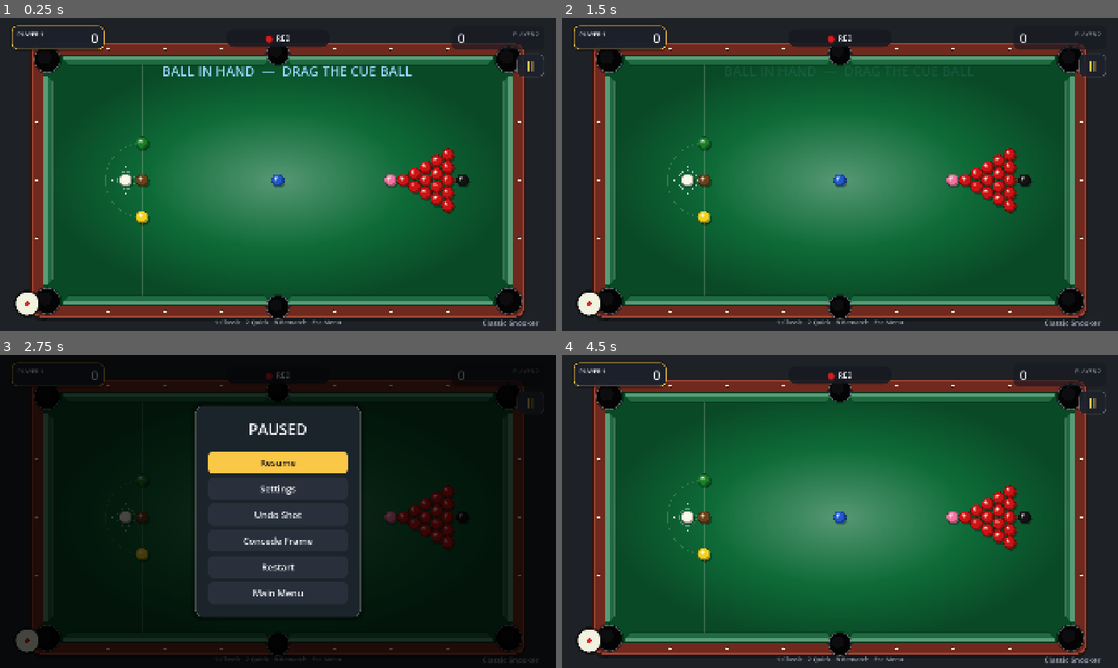
Above: before the commit, frames 1-4 (two rows, left to right).
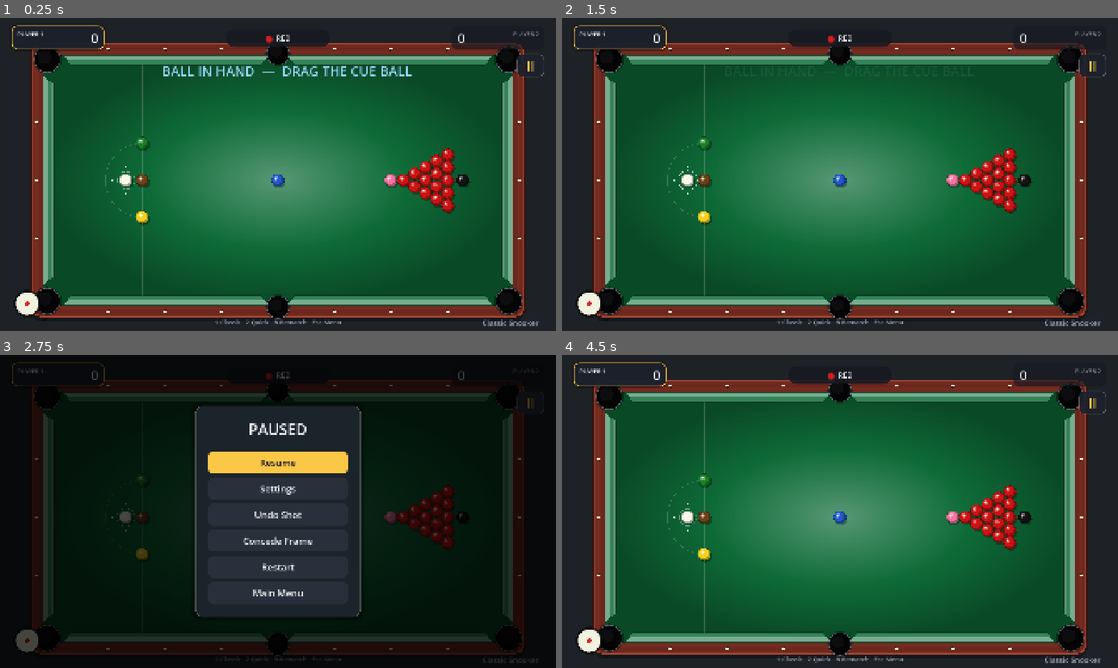
Above: after the commit, the same moments.

Repository: SaadiDK-003/pocket_duel
Game: Godot game, scene res://scenes/snooker/snooker_game.tscn
Two runs of this game, one before a commit and one after it. Both use one fixed random seed, a clock stepped at 60 frames per second and the inputs below. This scene is started directly instead of the project's main scene.
Inputs:
- Up to frame 1 (0.25 s): no input
- Up to frame 2 (1.5 s): click "II" at 0.5 s; click "Restart" at 1.25 s
- Up to frame 3 (2.75 s): click "II" at 2 s
- Up to frame 4 (4.5 s): click "Restart" at 2.75 s; click "II" at 3.5 s; click "Restart" at 4.25 s

The runs differ from the first frame. In frame 1, 3.7% of the frame differs, in the area x 7-93%, y 12-92%; in frame 2, 3.7%; in frame 3, 0.3%; in frame 4, 3.7%.

Commit message:
Polish table jaws & rails to match 8-ball-pool
- Rebuild cushions with clean MITERED jaws that funnel into the pockets, and a
  proper 3-tone bevel: bright top surface, mid-tone face, highlighted nose, and
  a soft shadow cast on the felt
- Steeper jaw angle (JAW 16 -> 24) and brighter cushion colours
- Add faint lengthwise wood grain to all four rails

Co-Authored-By: Claude Opus 4.8 <noreply@anthropic.com>

Diff:
--- a/scripts/snooker/table.gd
+++ b/scripts/snooker/table.gd
@@ -24,7 +24,7 @@
 # --- Look & feel (scaled to the table) ---
 const CUSHION_W: float = 30.0              # Cushion band thickness.
 const RAIL_W: float = 46.0                 # Wooden frame beyond the cushions.
-const JAW: float = 16.0                    # How far cushion noses angle into pockets.
+const JAW: float = 24.0                    # How far cushion noses angle into pockets.
 var corner_open: float = 44.0              # Cushion pullback near corner pockets.
 var mid_open: float = 36.0                 # Cushion pullback near middle pockets.
 var corner_hole: float = 34.0
@@ -58,8 +58,8 @@
 	felt_color = GameState.cloth_color()
 	felt_light = felt_color.lightened(0.30)
 	felt_dark = felt_color.darkened(0.32)
-	cushion_color = felt_color.lightened(0.08)
-	cushion_top = felt_color.lightened(0.32)
+	cushion_color = felt_color.lightened(0.16)   # mid-tone face
+	cushion_top = felt_color.lightened(0.44)     # bright top bevel
 	_build_felt_gradient()
 	_compute_geometry()
 	_build_pockets()
@@ -154,6 +154,7 @@
 	_round_rect(outer.grow(-4.0), 36.0, wood_color)
 	_round_rect(outer.grow(-4.0), 36.0, wood_light)     # bevel...
 	_round_rect(outer.grow(-9.0), 31.0, wood_color)     # ...leaving a thin highlight.
+	_draw_wood_grain(felt_rect, outer)
 
 	# Rail sight dots on the wood (between the cushions and the outer edge).
 	_draw_sight_dots(felt_rect)
@@ -191,19 +192,27 @@
 
 
 ## One cushion segment: a from/to along the nose line, `out` points to the frame.
+## Ends are MITERED toward the pockets (the "jaws"), with a 3-tone bevel — a
+## bright top surface, a mid-tone face, a highlighted nose, and a soft shadow it
+## casts on the felt — matching the 8-ball-pool look.
 func _cushion(a: Vector2, b: Vector2, out: Vector2) -> void:
 	var along := (b - a).normalized()
 	var back := out * CUSHION_W
-	var bevel := out * (CUSHION_W * 0.5)
 	var nose_a := a + along * JAW
 	var nose_b := b - along * JAW
-	# Sloped face (nose -> mid) in the base colour...
-	draw_colored_polygon(PackedVector2Array([a + bevel, b + bevel, nose_b, nose_a]), cushion_color.darkened(0.10))
-	# ...and the flat top surface (mid -> back) in the lighter bevel colour.
-	draw_colored_polygon(PackedVector2Array([a + back, b + back, b + bevel, a + bevel]), cushion_top)
-	# Bright nose edge along the playing line, plus a soft shadow it casts on the bed.
-	draw_line(nose_a, nose_b, cushion_top.lightened(0.12), 2.5, true)
-	draw_line(nose_a - out * 3.0, nose_b - out * 3.0, Color(0, 0, 0, 0.14), 5.0)
+	var ba := a + back                      # back corners, at the wood rail
+	var bb := b + back
+	# 1) Soft shadow cast on the felt just in front of the nose.
+	draw_colored_polygon(PackedVector2Array([nose_a - out * 8.0, nose_b - out * 8.0, nose_b, nose_a]), Color(0, 0, 0, 0.16))
+	# 2) Full cushion body (mid-tone face), ends mitered into the pockets.
+	draw_colored_polygon(PackedVector2Array([ba, bb, nose_b, nose_a]), cushion_color)
+	# 3) Bright top surface over the back ~55% (mitered to match via lerp).
+	var ta := nose_a.lerp(ba, 0.45)
+	var tb := nose_b.lerp(bb, 0.45)
+	draw_colored_polygon(PackedVector2Array([ba, bb, tb, ta]), cushion_top)
+	# 4) Thin dark seam where the cushion meets the wood, + bright nose edge.
+	draw_line(ba, bb, cushion_color.darkened(0.35), 2.0, true)
+	draw_line(nose_a, nose_b, cushion_top.lightened(0.18), 2.6, true)
 
 
 func _draw_pockets() -> void:
@@ -221,6 +230,33 @@
 	draw_arc(pos, hole * 1.05, 0.0, TAU, 44, Color(0.60, 0.63, 0.68, 0.55), 2.0, true)  # thin silver edge
 	draw_circle(pos, hole, Color(0.015, 0.015, 0.02))                 # the hole (near-black)
 	draw_circle(pos - Vector2(hole * 0.20, hole * 0.20), hole * 0.55, Color(0.05, 0.05, 0.06))  # faint depth
+
+
+## Faint lengthwise wood grain on the four rails (streaks running along each rail).
+func _draw_wood_grain(felt_rect: Rect2, outer: Rect2) -> void:
+	var corner := 44.0
+	var rng := RandomNumberGenerator.new()
+	rng.seed = 20240611
+	# Top & bottom rails: horizontal streaks.
+	for band in [[outer.position.y + 6.0, felt_rect.position.y], [felt_rect.end.y, outer.end.y - 6.0]]:
+		var x0 := outer.position.x + corner
+		var x1 := outer.end.x - corner
+		for i in range(11):
+			var yy: float = lerpf(band[0], band[1], (i + 0.5) / 11.0)
+			var dark := i % 2 == 0
+			var base := wood_dark if dark else wood_light
+			var col := Color(base.r, base.g, base.b, rng.randf_range(0.08, 0.20))
+			draw_line(Vector2(x0, yy), Vector2(x1, yy), col, rng.randf_range(1.0, 2.0))
+	# Left & right rails: vertical streaks.
+	for band in [[outer.position.x + 6.0, felt_rect.position.x], [felt_rect.end.x, outer.end.x - 6.0]]:
+		var y0 := outer.position.y + corner
+		var y1 := outer.end.y - corner
+		for i in range(11):
+			var xx: float = lerpf(band[0], band[1], (i + 0.5) / 11.0)
+			var dark := i % 2 == 0
+			var base := wood_dark if dark else wood_light
+			var col := Color(base.r, base.g, base.b, rng.randf_range(0.08, 0.20))
+			draw_line(Vector2(xx, y0), Vector2(xx, y1), col, rng.randf_range(1.0, 2.0))
 
 
 ## Sight dots (diamonds) evenly spaced along the wooden rails.
